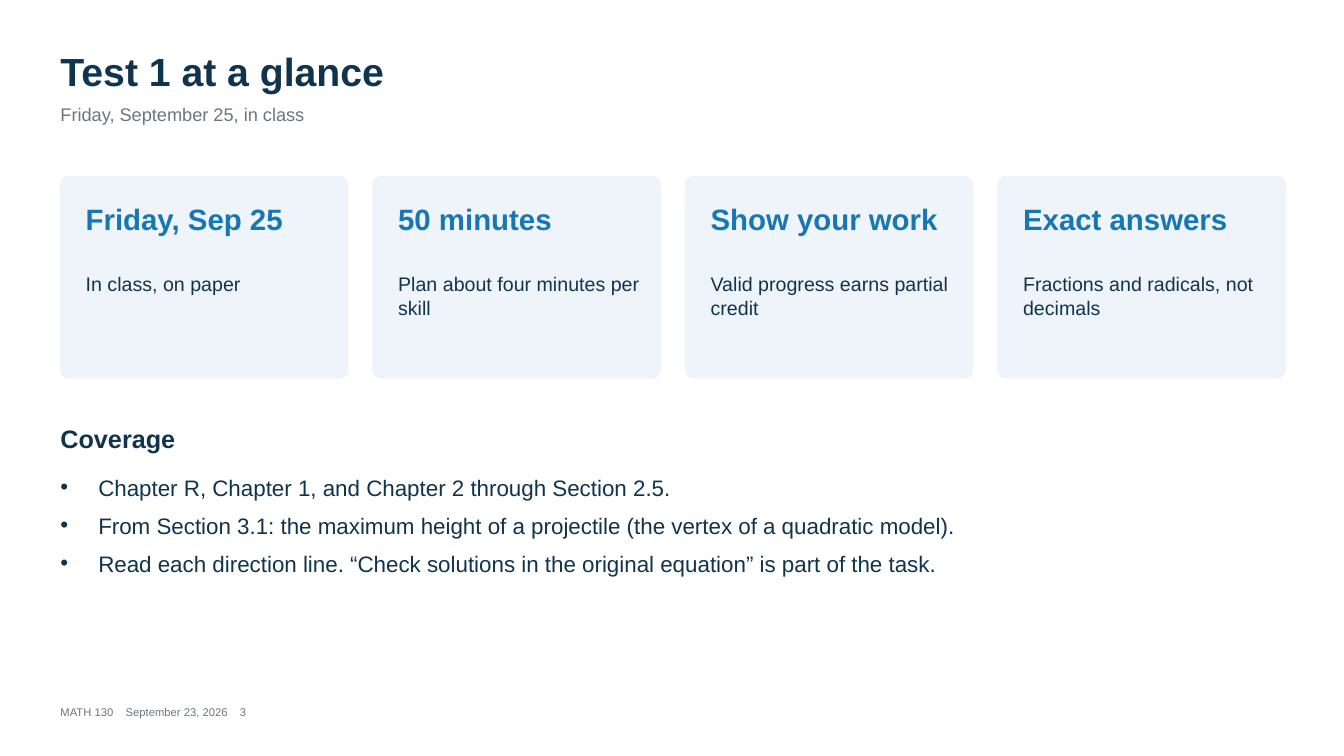
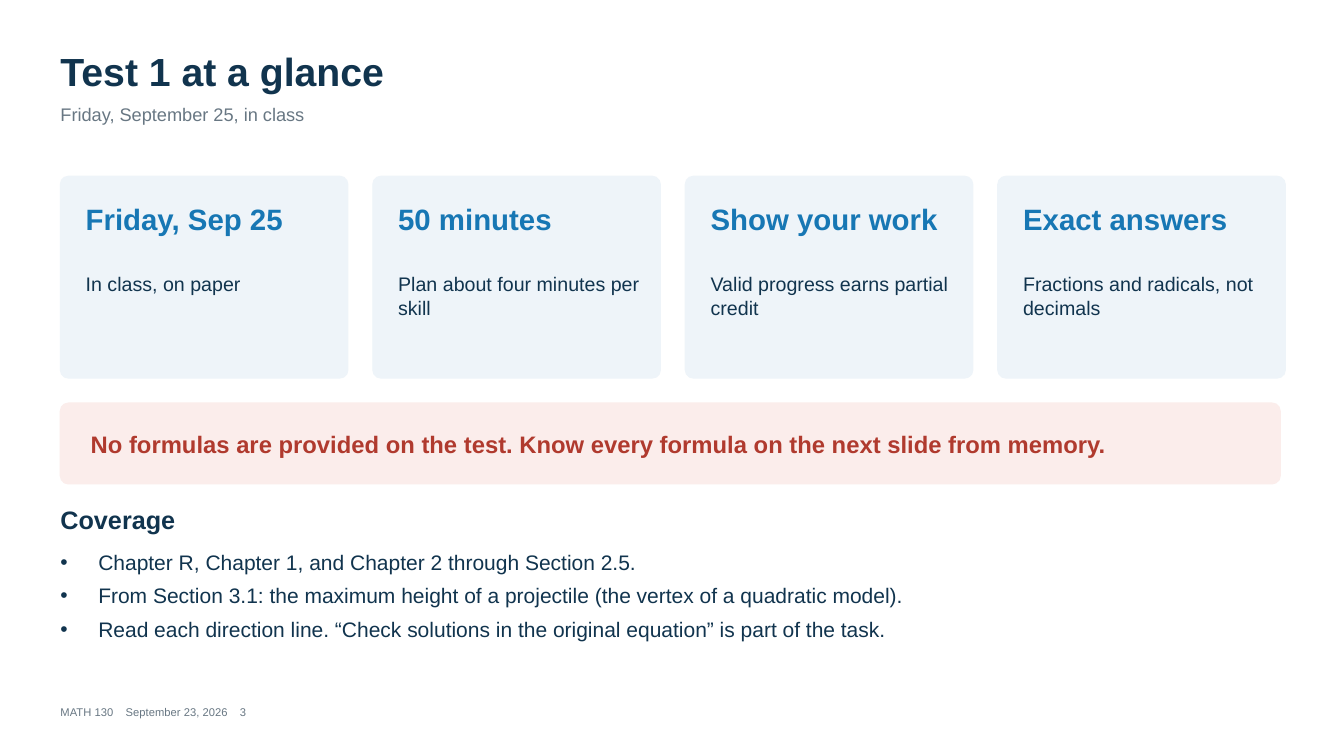
Before and after one commit to andrewhvolk/andrewhvolk.github.io, a slide deck: slide 3 of slides/Math130Test1Review_2026-09-23.pptx. Drawn at 1344x756 pixels with LibreOffice and Linux fonts; fonts in the diff are those of the drawing. Boxes give left, top, right and bottom in pixels: in the first picture for what was removed or moved away, otherwise in the second. Text is boxed around its words. In the diff, an @@ line names an element or a change of style, - is before the commit and + after.

```diff
--- a/slides/Math130Test1Review_2026-09-23.pptx
+++ b/slides/Math130Test1Review_2026-09-23.pptx
@@ rounded rectangle added at [60,403,1280,484], fill #FBEDEB, outline #FBEDEB 1 pt @@
@@ text added at [91,435,1106,458], 17 pt, text #B03A2E, bold @@
+No formulas are provided on the test. Know every formula on the next slide from memory.
@@ text "Coverage": place and size @@
-text "Coverage" at [60,430,175,454]
+text "Coverage" at [60,511,175,534]
@@ text "Chapter R, Chapter 1, and ...": place and size @@
-text "Chapter R, Chapter 1, and ..." at [98,479,954,577]
+text "Chapter R, Chapter 1, and ..." at [98,554,903,642]
@@ text "Chapter R, Chapter 1, and ..." at [98,554,903,642]: size 16 to 15 pt; less space between paragraphs @@
```
Also in this commit, not shown: 20 other slides changed, 1 slide added, 2 other files.
